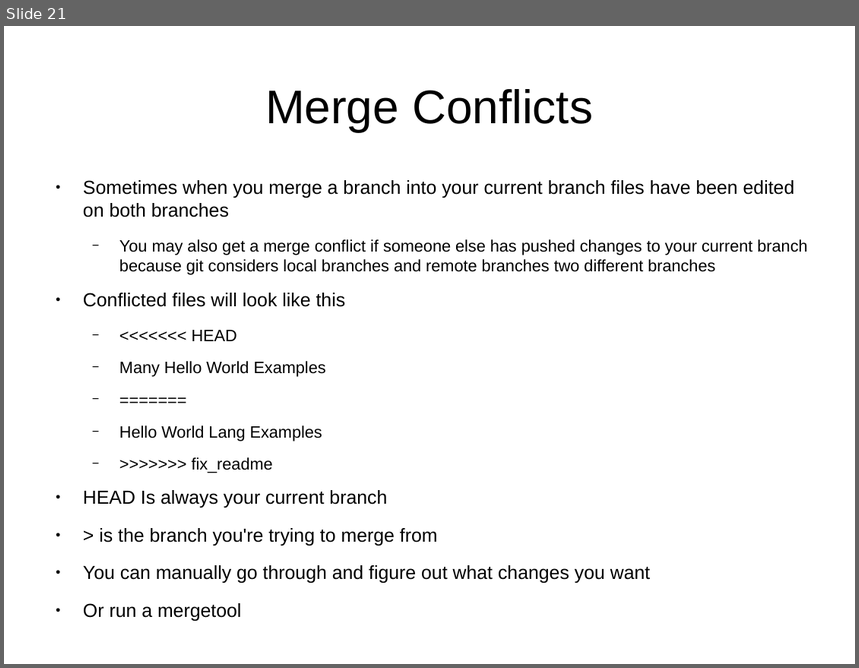
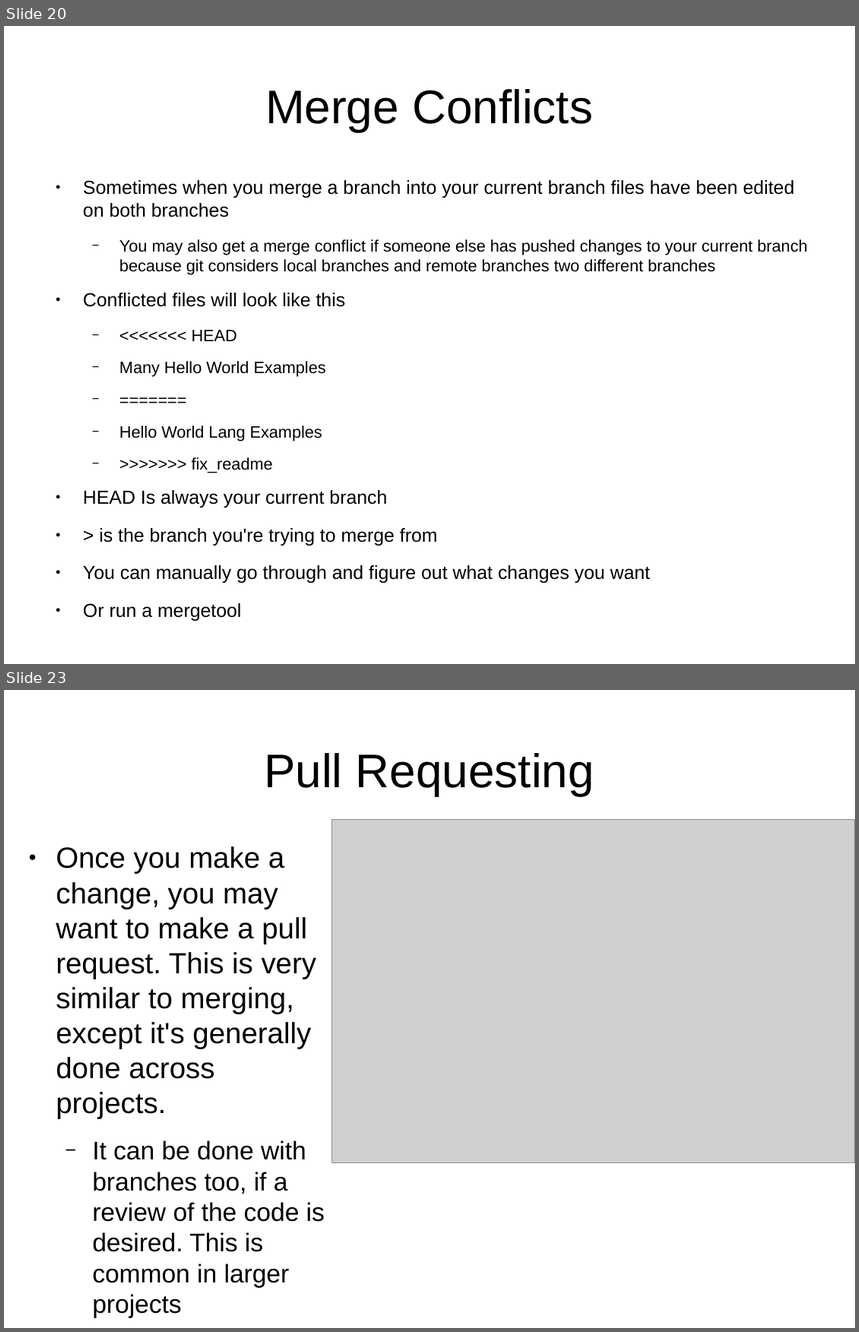
Before and after one commit to UMKCRobotics/Chris-Git-Presentation, a slide deck: presentation.odp. Shown one above the other, each under a label of ours: slide 21 before the commit, slides 20 and 23 after it; the slides between them are not shown. The pictures are 859x668 and 859x1332 pixels, drawn with LibreOffice and Linux fonts; fonts in the diff are those of the drawing; grey boxes stand for pictures. Boxes give left, top, right and bottom in pixels: in the first picture for what was removed or moved away, otherwise in the second. Text is boxed around its words. In the diff, an @@ line names an element or a change of style, - is before the commit and + after.

```diff
--- a/presentation.odp
+++ b/presentation.odp
@@ slide 23 added at (x1=4, y1=690, x2=855, y2=1328), background #FFFFFF @@
@@ title added at (x1=264, y1=753, x2=595, y2=796), 44 pt, text #000000 @@
+Pull Requesting
@@ picture added at (x1=332, y1=819, x2=855, y2=1163) @@
@@ text added at (x1=56, y1=847, x2=325, y2=1318), 27.2 pt, text #000000 @@
+● Once you make a change, you may want to make a pull request. This is very similar to merging, except it's generally done across projects.
+  − It can be done with branches too, if a review of the code is desired. This is common in larger projects
@@ what was slide 21 is now slide 20 @@
```
Also in this commit, not shown: 1 slide changed, 2 other slides added, 10 slides removed, 2 other files.
